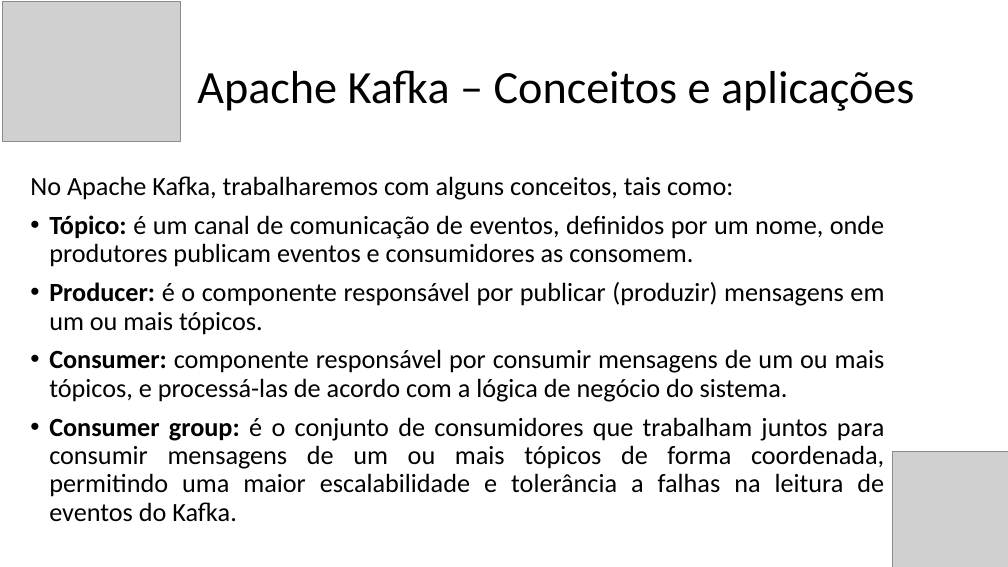
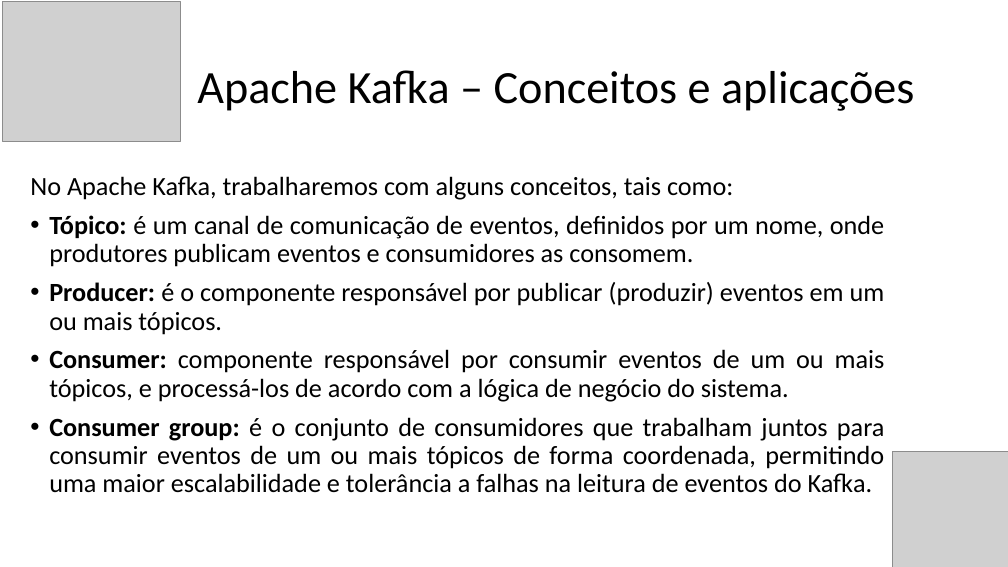
Before and after one commit to vhnegrisoli/curso-udemy-microsservicos-padrao-saga-orquestrado, a slide deck: slide 44 of Conteúdos/Apresentação - Saga.pptx. Drawn at 1008x567 pixels with LibreOffice and Linux fonts; fonts in the diff are those of the drawing; grey boxes stand for pictures. Boxes give left, top, right and bottom in pixels: in the first picture for what was removed or moved away, otherwise in the second. Text is boxed around its words. In the diff, an @@ line names an element or a change of style, - is before the commit and + after.

```diff
--- a/Conteúdos/Apresentação - Saga.pptx
+++ b/Conteúdos/Apresentação - Saga.pptx
@@ text at [49,282,885,493]: text changed @@
-• Producer: é o componente responsável por publicar (produzir) mensagens em um ou mais tópicos.
-• Consumer: componente responsável por consumir mensagens de um ou mais tópicos, e processá-las de acordo com a lógica de negócio do sistema.
-• Consumer group: é o conjunto de consumidores que trabalham juntos para consumir mensagens de um ou mais tópicos de forma coordenada, permitindo uma maior escalabilidade e tolerância a falhas na leitura de eventos do Kafka.
+• Producer: é o componente responsável por publicar (produzir) eventos em um ou mais tópicos.
+• Consumer: componente responsável por consumir eventos de um ou mais tópicos, e processá-los de acordo com a lógica de negócio do sistema.
+• Consumer group: é o conjunto de consumidores que trabalham juntos para consumir eventos de um ou mais tópicos de forma coordenada, permitindo uma maior escalabilidade e tolerância a falhas na leitura de eventos do Kafka.
```
Also in this commit, not shown: 3 other slides changed.
